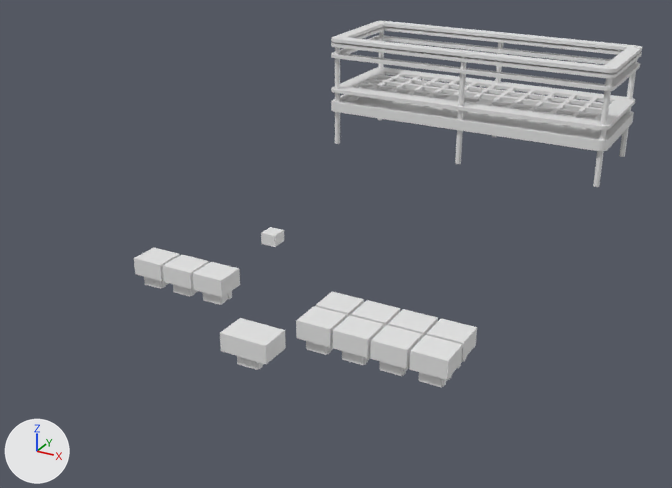
Before and after pictures for a commit that changed the Blender file keybox/keybox.blend.
One viewpoint serves both versions: a camera (50 mm lens) standing at (286.0, -442.0, 218.0) and looking at (-56.0, 179.0, -93.0). Every picture has the same lights, and +X, +Y and +Z are marked at lower left.
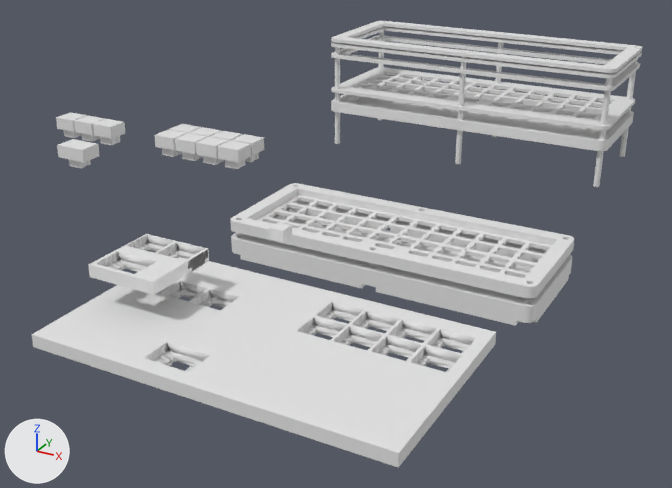
Commit message: Started testing pieces of keybox

Pixel boxes (x1, y1, x2, y2) of what changed, in the pictures (672 x 488 px; the box of a moved part takes in the faces that stretch with it):
'Cube', added, shown
    after: (31, 257, 496, 468)
'Planck V2 Top', shown
    after: (230, 183, 574, 298)
'Planck V2 Bot', shown
    after: (231, 200, 572, 326)
'Cube.001', added
    after: (89, 234, 209, 295)
'Curve.003', reshaped, moved (49% narrower, 47% shorter)
    before: (220, 318, 286, 370)
    after: (154, 130, 187, 157)
'Curve.012', moved
    before: (409, 335, 462, 387)
    after: (93, 119, 125, 145)
'Curve.005', moved
    before: (333, 315, 384, 365)
    after: (218, 140, 251, 169)
'Curve.007', moved
    before: (370, 325, 422, 376)
    after: (56, 112, 87, 138)
'Curve.002', moved
    before: (296, 306, 347, 355)
    after: (196, 137, 229, 165)
'Curve.011', moved
    before: (192, 262, 240, 305)
    after: (175, 133, 208, 161)
'Curve.013', moved
    before: (427, 318, 477, 368)
    after: (74, 116, 105, 142)
'Curve.009', moved
    before: (134, 247, 180, 289)
    after: (169, 124, 201, 133)
'Curve.008', moved
    before: (388, 309, 438, 338)
    after: (232, 134, 264, 162)
'Curve.010', hidden
    before: (163, 255, 209, 297)
'Curve.006', moved
    before: (351, 300, 400, 327)
    after: (210, 131, 242, 141)
'Curve.025', added
    after: (57, 139, 99, 168)
'Curve.004', moved
    before: (315, 292, 364, 317)
    after: (190, 127, 221, 137)
'Planck V2 Bot.001', moved
    before: (261, 227, 284, 247)
    after: (269, 222, 292, 242)
part 1 of me_curve_009, built on
    before: (163, 255, 209, 289)
    after: (145, 281, 476, 372)
part 2 of me_curve_002, moved or reshaped
    before: (220, 318, 286, 364)
    after: (154, 130, 187, 150)

The change, as a diff of the scene's bpy script:
```diff
--- a/keybox/keybox.blend.py
+++ b/keybox/keybox.blend.py
@@ me_curve_002 @@
-me_curve_002.from_pydata(...)  # 80 vertices, 62 faces; spans x 255.5..288.6, y 3.0..25.0, z -20.8..0.6
+me_curve_002.from_pydata(...)  # 80 vertices, 62 faces; spans x 260.0..284.0, y 3.0..25.0, z -20.8..0.6
+# me_curve_002 part 2: all 10 vertices in x 288.6, y 3.0..25.0, z 0.6 are scaled about their middle by (0.727, 1, 1)
@@ me_curve_009 @@
-me_curve_009.from_pydata(...)  # 80 vertices, 62 faces; spans x 260.0..284.0, y 3.0..25.0, z -20.8..0.6
+me_curve_009.from_pydata(...)  # 768 vertices, 649 faces; spans x 184.1..420.1, y 3.0..121.0, z -20.8..100.6
+# me_curve_009 part 1: 5 vertices moved from x 260.0..284.0, y 3.0..25.0, z -12.1 to x 255.5..288.6, y 3.0..25.0, z -12.1; 35 vertices removed from x 260.0..284.0, y 3.0..25.0, z -12.1..0.6; 723 vertices added at x 184.1..420.1, y 3.0..121.0, z -20.8..100.6
@@ ob_planck_v2_bot @@
 ob_planck_v2_bot = bpy.data.objects.new('Planck V2 Bot', me_planck_v2_bot)
-ob_planck_v2_bot.location = (0.0, 0.0, -82.8)
-ob_planck_v2_bot.hide_set(True)
+ob_planck_v2_bot.location = (0.0, 180.0, -82.8)
@@ ob_planck_v2_top @@
 ob_planck_v2_top = bpy.data.objects.new('Planck V2 Top', me_planck_v2_top)
-ob_planck_v2_top.location = (0.0, 0.0, -76.8)
-ob_planck_v2_top.hide_set(True)
+ob_planck_v2_top.location = (0.0, 180.0, -76.8)
@@ ob_planck_v2_bot_001 @@
 ob_planck_v2_bot_001 = bpy.data.objects.new('Planck V2 Bot.001', me_planck_v2_bot_001)
-ob_planck_v2_bot_001.location = (0.0, 0.0, -22.8)
+ob_planck_v2_bot_001.location = (0.0, 10.0, -22.8)
@@ ob_curve_002 @@
 ob_curve_002 = bpy.data.objects.new('Curve.002', me_curve_001)
-ob_curve_002.location = (-243.9, -7.0, -60.0)
+ob_curve_002.location = (-521.9, 263.0, -60.8)
@@ ob_curve_003 @@
 ob_curve_003 = bpy.data.objects.new('Curve.003', me_curve_002)
-ob_curve_003.location = (-272.0, -43.0, -60.0)
+ob_curve_003.location = (-573.9, 263.0, -60.8)
@@ ob_curve_004 @@
 ob_curve_004 = bpy.data.objects.new('Curve.004', me_curve_003)
-ob_curve_004.location = (-243.9, 17.0, -60.0)
+ob_curve_004.location = (-547.9, 287.0, -60.8)
@@ ob_curve_005 @@
 ob_curve_005 = bpy.data.objects.new('Curve.005', me_curve_004)
-ob_curve_005.location = (-217.9, -7.0, -60.0)
+ob_curve_005.location = (-495.9, 263.0, -60.8)
@@ ob_curve_006 @@
 ob_curve_006 = bpy.data.objects.new('Curve.006', me_curve_005)
-ob_curve_006.location = (-217.9, 17.0, -60.0)
+ob_curve_006.location = (-521.9, 287.0, -60.8)
@@ ob_curve_007 @@
 ob_curve_007 = bpy.data.objects.new('Curve.007', me_curve_006)
-ob_curve_007.location = (-191.9, -7.0, -60.0)
+ob_curve_007.location = (-707.9, 263.0, -60.8)
@@ ob_curve_008 @@
 ob_curve_008 = bpy.data.objects.new('Curve.008', me_curve_007)
-ob_curve_008.location = (-191.9, 17.0, -60.0)
+ob_curve_008.location = (-495.9, 287.0, -60.8)
@@ ob_curve_009 @@
 ob_curve_009 = bpy.data.objects.new('Curve.009', me_curve_008)
-ob_curve_009.location = (-393.9, 17.0, -60.0)
+ob_curve_009.location = (-573.9, 287.0, -60.8)
@@ ob_curve_010 @@
 ob_curve_010 = bpy.data.objects.new('Curve.010', me_curve_009)
-ob_curve_010.location = (-367.9, 17.0, -60.0)
+ob_curve_010.location = (-302.0, -79.0, -60.8)
+ob_curve_010.hide_set(True)
@@ ob_curve_011 @@
 ob_curve_011 = bpy.data.objects.new('Curve.011', me_curve_010)
-ob_curve_011.location = (-341.9, 17.0, -60.0)
+ob_curve_011.location = (-547.9, 263.0, -60.8)
@@ ob_curve_012 @@
 ob_curve_012 = bpy.data.objects.new('Curve.012', me_curve_011)
-ob_curve_012.location = (-165.9, -7.0, -60.0)
+ob_curve_012.location = (-655.9, 263.0, -60.8)
@@ ob_curve_013 @@
 ob_curve_013 = bpy.data.objects.new('Curve.013', me_curve_012)
-ob_curve_013.location = (-165.9, 17.0, -60.0)
+ob_curve_013.location = (-681.9, 263.0, -60.8)
@@ ob_curve_025 @@
+ob_curve_025 = bpy.data.objects.new('Curve.025', me_curve_002.copy())  # the mesh of ob_curve_003
+ob_curve_025.location = (-632.0, 191.0, -60.8)
@@ ob_cube_001 @@
+ob_cube_001 = bpy.data.objects.new('Cube.001', me_cube_002)  # 221 vertices, 178 faces; spans x -2120.0..-1175.0, y -698.0..336.0, z -1351.0..-1191.0
+ob_cube_001.location = (0.0, 0.0, 30.0)
+ob_cube_001.scale = (0.0563, 0.0563, 0.0563)
@@ ob_cube @@
+ob_cube = bpy.data.objects.new('Cube', me_cube)  # a box spanning x -2244.0..2244.0, y -1551.0..982.0, z -1351.0..-1191.0; modifiers BOOLEAN
+ob_cube.location = (0.0, 0.0, 0.0)
+ob_cube.scale = (0.0563, 0.0563, 0.0563)
```
